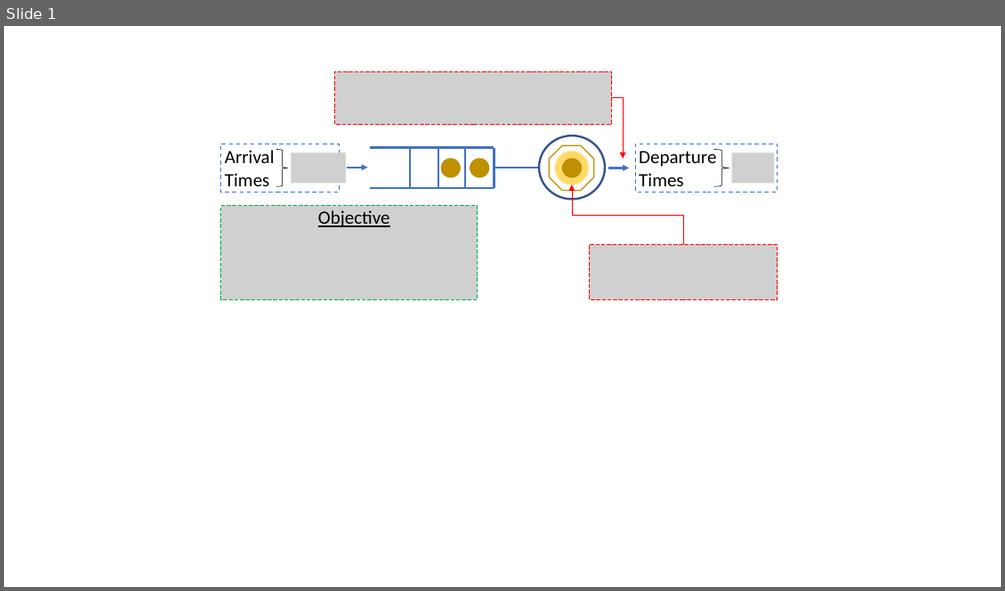
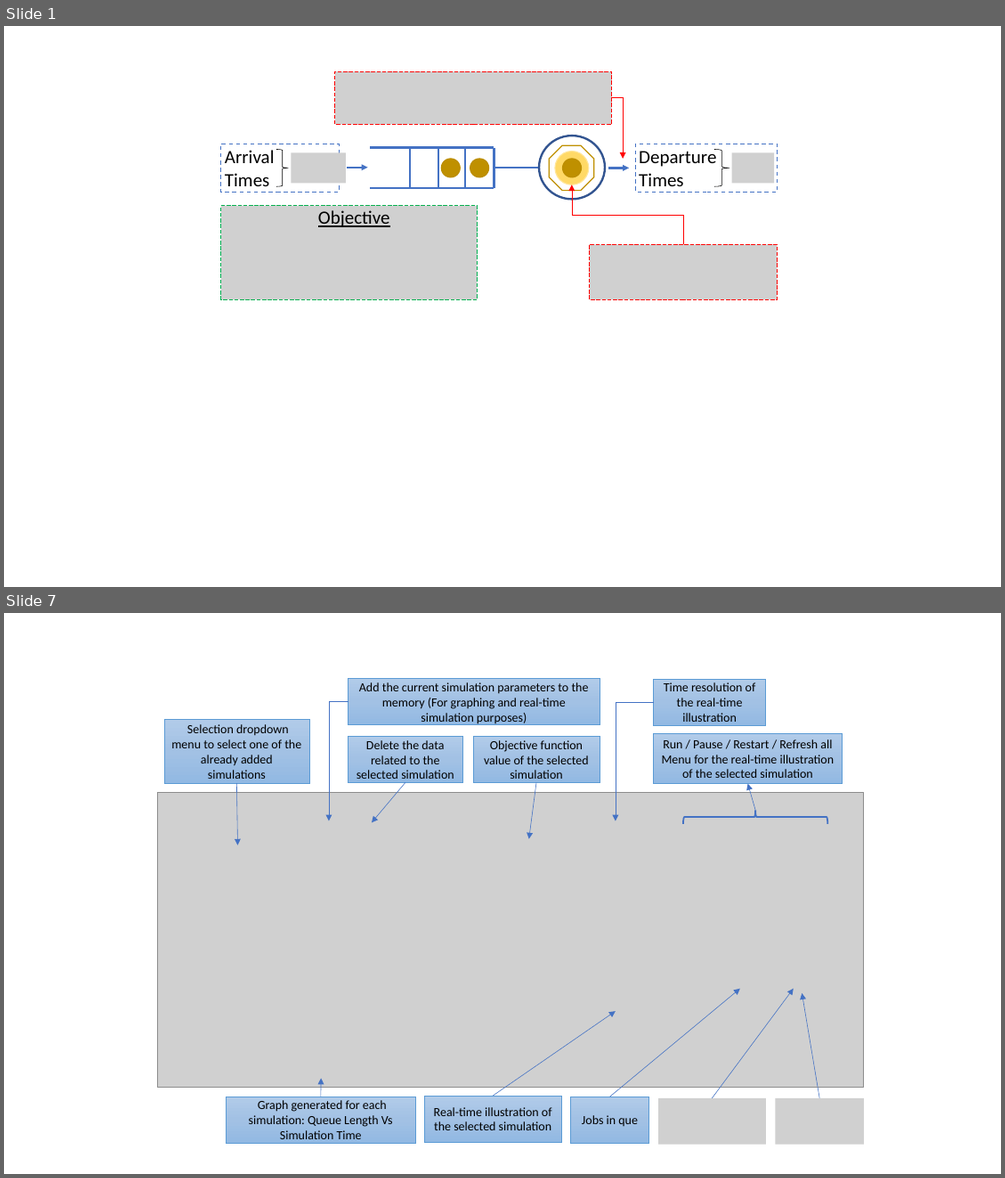
Before and after one commit to shiran27/HybridSystemInManufacturing, a slide deck: Formulation.pptx. Shown one above the other, each under a label of ours: slide 1 before the commit, slides 1 and 7 after it; the slides between them are not shown. The pictures are 1005x591 and 1005x1178 pixels, drawn with LibreOffice and Linux fonts; fonts in the diff are those of the drawing; grey boxes stand for pictures. Boxes give left, top, right and bottom in pixels: in the first picture for what was removed or moved away, otherwise in the second. Text is boxed around its words. In the diff, an @@ line names an element or a change of style, - is before the commit and + after.

```diff
--- a/Formulation.pptx
+++ b/Formulation.pptx
@@ slide 7 added at [4,613,1001,1174], background #FFFFFF @@
@@ group added at [157,679,864,1144]: 9 rectangles, 9 arrows, 3 pictures, 2 elbow arrows, 1 left brace @@
+Selection dropdown menu to select one of the already added simulations
+Add the current simulation parameters to the memory (For graphing and real-time simulation purposes)
+Objective function value of the selected simulation
+Delete the data related to the selected simulation
+Graph generated for each simulation: Queue Length Vs Simulation Time
+Real-time illustration of the selected simulation
+Jobs in que
+Run / Pause / Restart / Refresh all Menu for the real-time illustration of the selected simulation
+Time resolution of the real-time illustration
```
Also in this commit, not shown: 4 other slides added, 3 other files.
